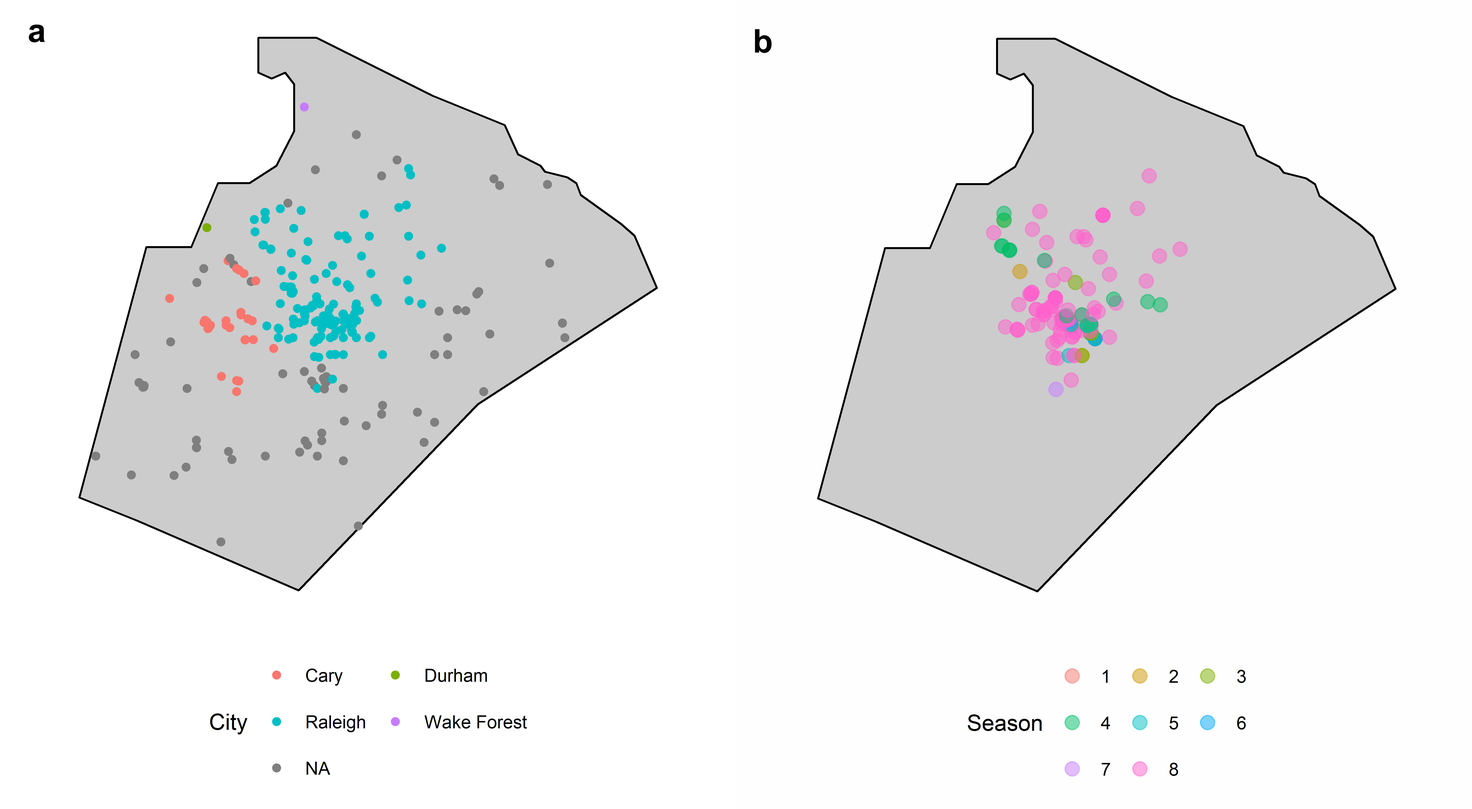
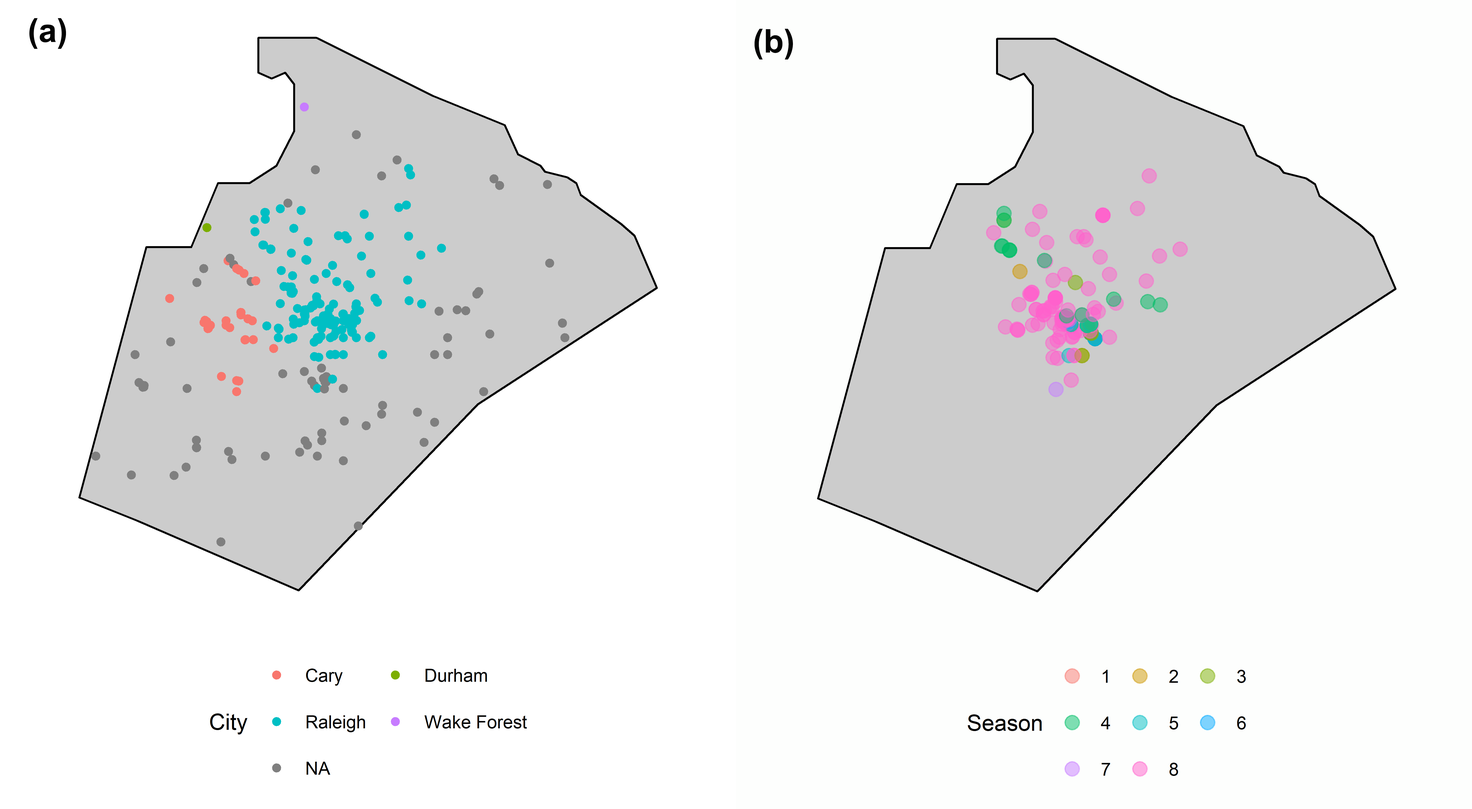
Layered file, before and after one edit (1472x809). Changes by layer:
renamed "a" to "(a)", painted on it over 28, 18, 66, 50
renamed "b" to "(b)", painted on it over 754, 28, 793, 60
